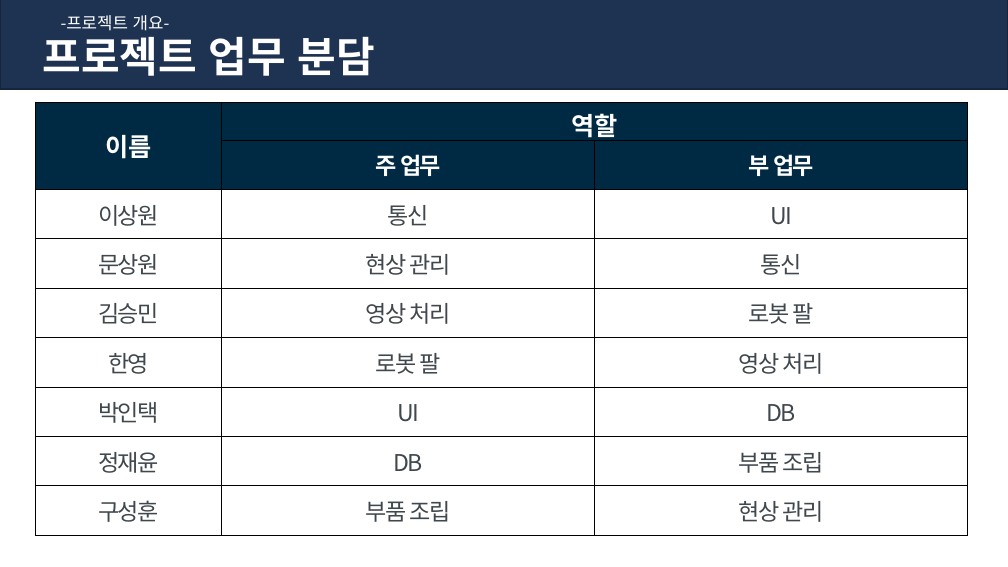
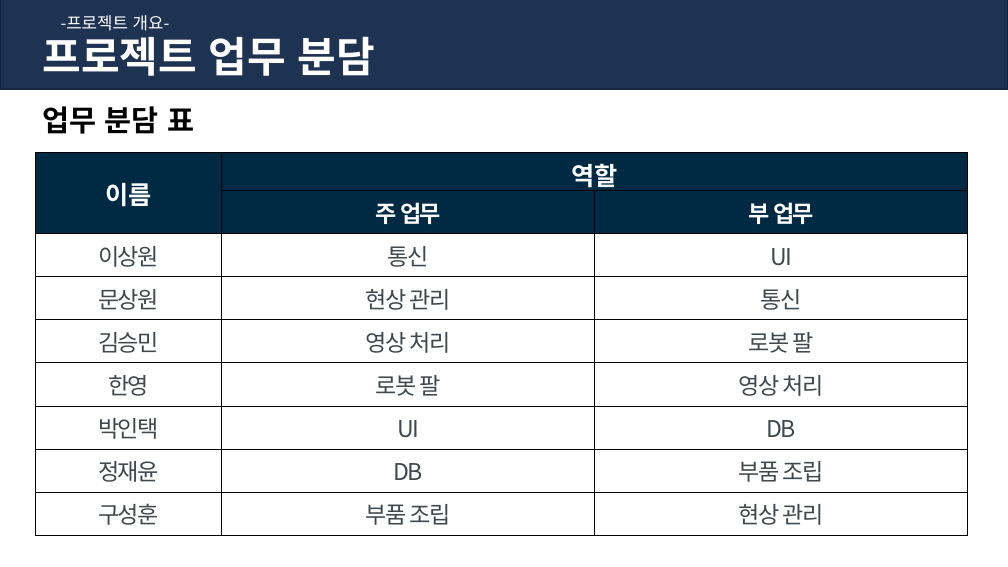
Before and after one commit to SW-Lee31/SF_project, a slide deck: slide 8 of 0113 포토폴리오.pptx (slide 5 before the commit). Drawn at 1008x567 pixels with LibreOffice and Linux fonts; fonts in the diff are those of the drawing. Boxes give left, top, right and bottom in pixels: in the first picture for what was removed or moved away, otherwise in the second. Text is boxed around its words. In the diff, an @@ line names an element or a change of style, - is before the commit and + after.

```diff
--- a/0113 포토폴리오.pptx
+++ b/0113 포토폴리오.pptx
@@ text added at box(43, 106, 194, 134), 28 pt, text #000000, bold @@
+업무 분담 표
@@ table: place and size @@
-table at box(36, 102, 968, 535)
+table at box(36, 153, 968, 535)
```
Also in this commit, not shown: 8 other slides changed, 5 slides added, 3 slides removed, 1 other file.
